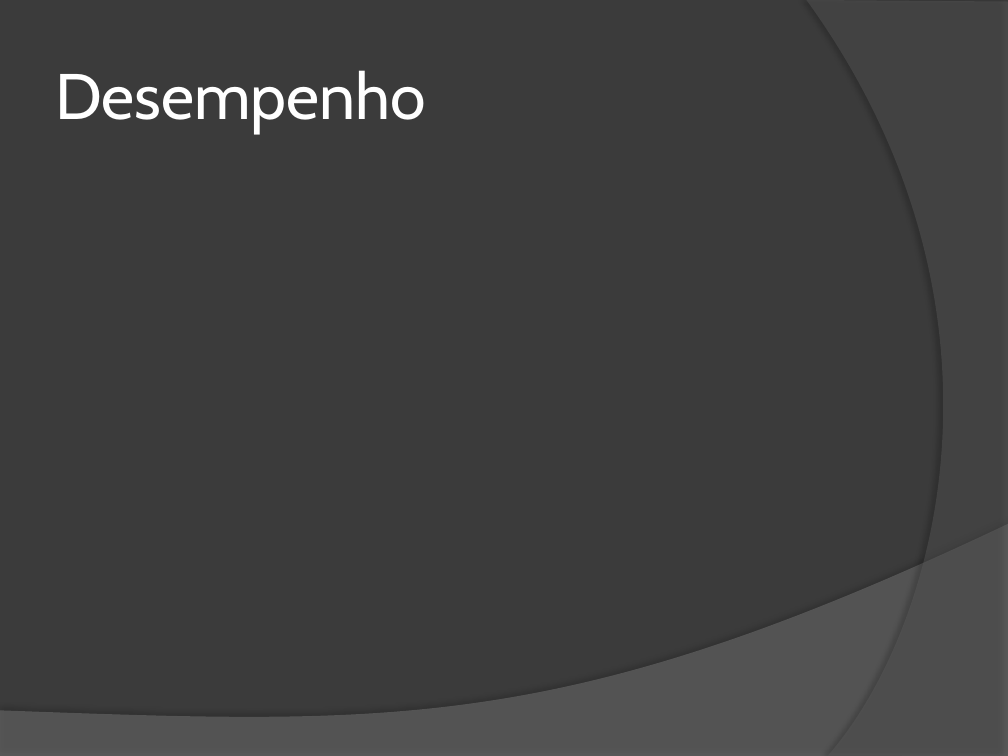
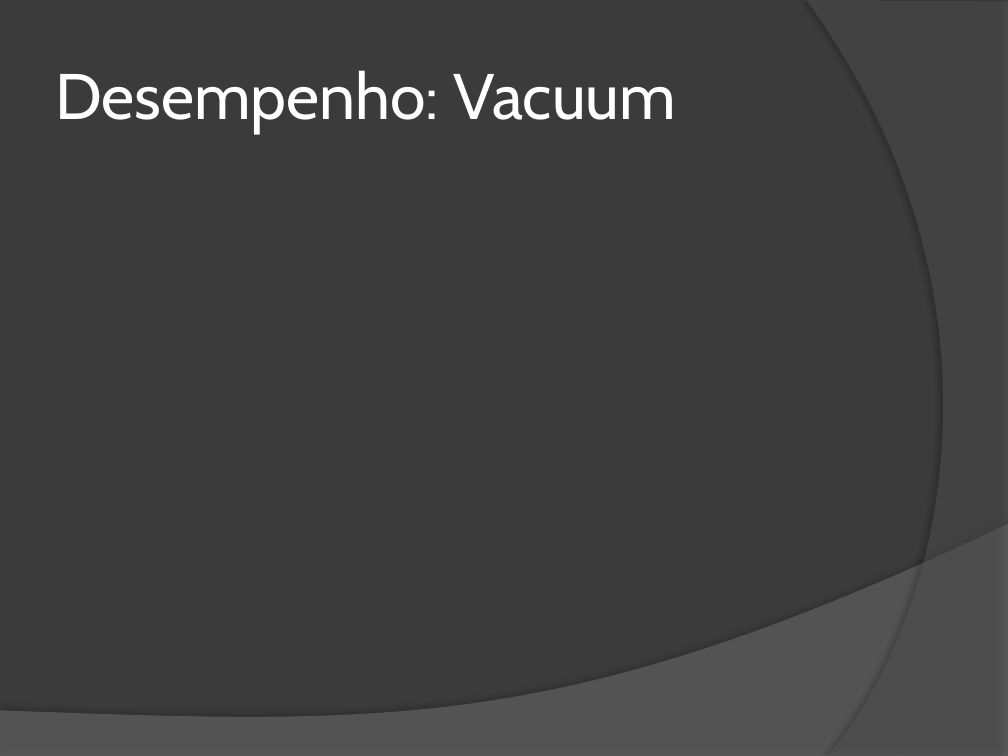
Before and after one commit to wind39/wind39.github.io, a slide deck: slide 28 of curso/modulo3capitulo5.pptx (slide 20 before the commit). Drawn at 1008x756 pixels with LibreOffice and Linux fonts; fonts in the diff are those of the drawing. Boxes give left, top, right and bottom in pixels: in the first picture for what was removed or moved away, otherwise in the second. Text is boxed around its words. In the diff, an @@ line names an element or a change of style, - is before the commit and + after.

```diff
--- a/curso/modulo3capitulo5.pptx
+++ b/curso/modulo3capitulo5.pptx
@@ title at (x1=55, y1=70, x2=676, y2=133): text changed @@
-Desempenho
+Desempenho: Vacuum
```
Also in this commit, not shown: 7 other slides changed, 7 slides added, 4 other files.
